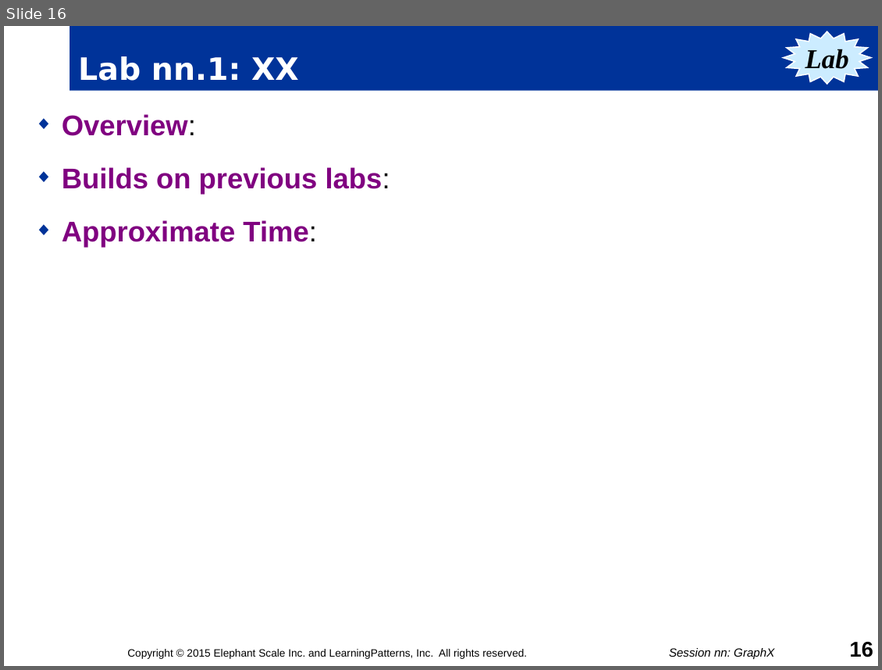
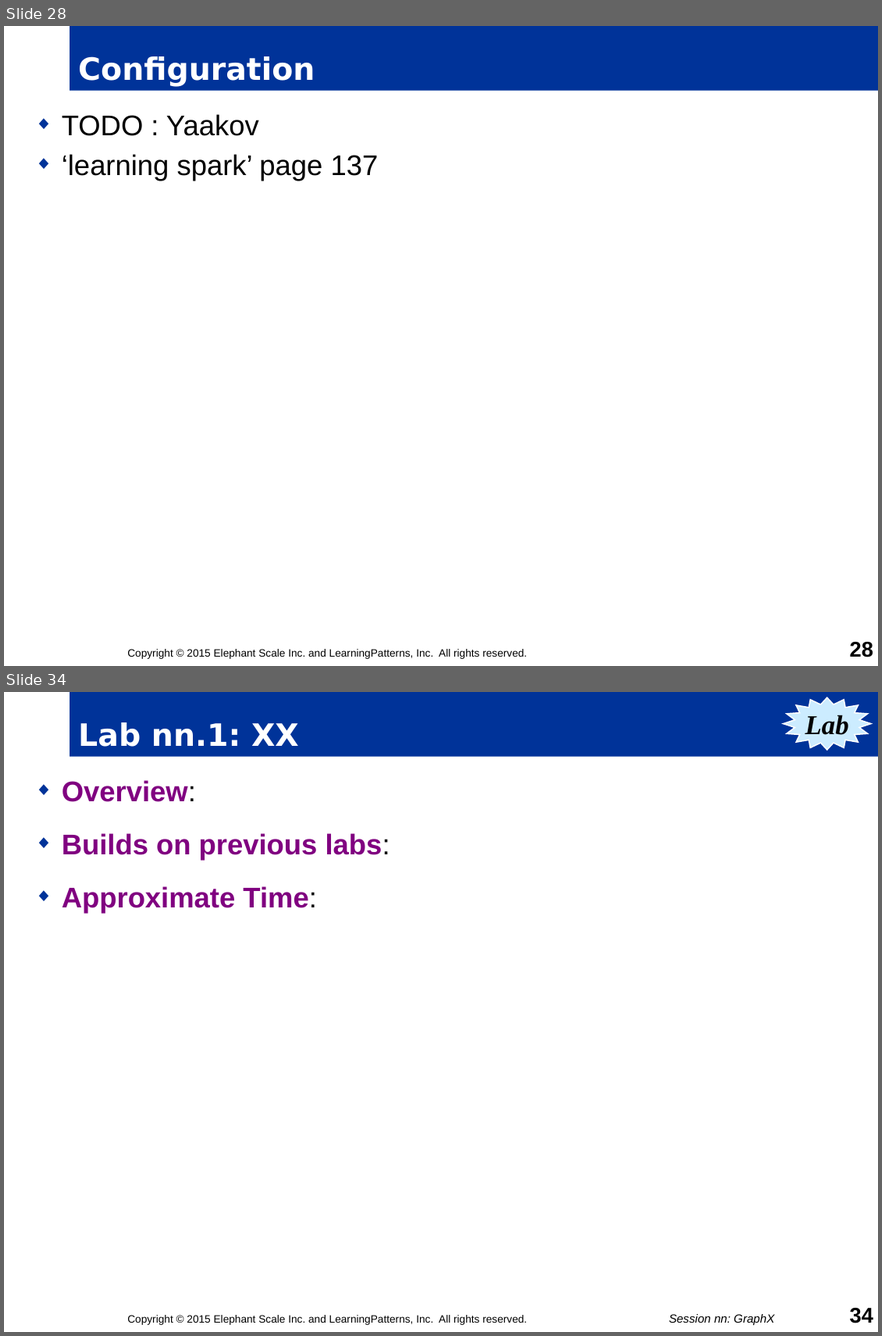
Before and after one commit to mattvinks/spark-labs, a slide deck: slides/05-Spark_API.pptm. Shown one above the other, each under a label of ours: slide 16 before the commit, slides 28 and 34 after it; the slides between them are not shown. The pictures are 882x670 and 882x1336 pixels, drawn with LibreOffice and Linux fonts; fonts in the diff are those of the drawing; background and template pictures are left out. Boxes give left, top, right and bottom in pixels: in the first picture for what was removed or moved away, otherwise in the second. Text is boxed around its words. In the diff, an @@ line names an element or a change of style, - is before the commit and + after.

```diff
--- a/slides/05-Spark_API.pptm
+++ b/slides/05-Spark_API.pptm
@@ slide 28 added at (x1=4, y1=26, x2=878, y2=666), background #FFFFFF @@
@@ title added at (x1=70, y1=26, x2=878, y2=91), fill #003399, 26 pt, text #FFFFFF, bold @@
+Configuration
@@ text added at (x1=62, y1=114, x2=378, y2=180), 24 pt, text #000000 @@
+◆ TODO : Yaakov
+◆ ‘learning spark’ page 137
@@ text added at (x1=127, y1=648, x2=527, y2=659), 9 pt, text #000000 @@
+Copyright © 2015 Elephant Scale Inc. and LearningPatterns, Inc. All rights reserved.
@@ page number added at (x1=850, y1=641, x2=873, y2=657), 18 pt, text #000000, bold @@
+28
@@ what was slide 16 is now slide 34 @@
@@ page number at (x1=850, y1=1307, x2=873, y2=1323): text changed @@
-16
+34
```
Also in this commit, not shown: 5 slides changed, 17 other slides added, 1 other file.
